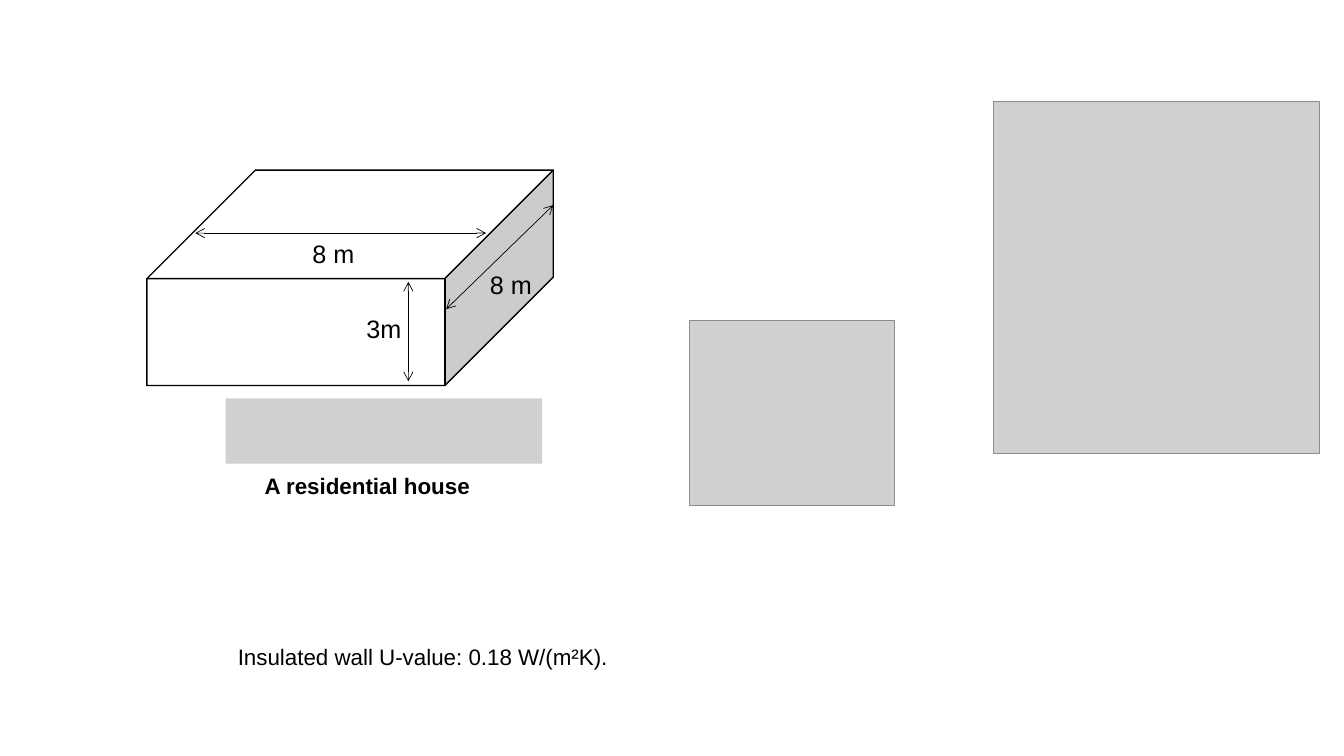
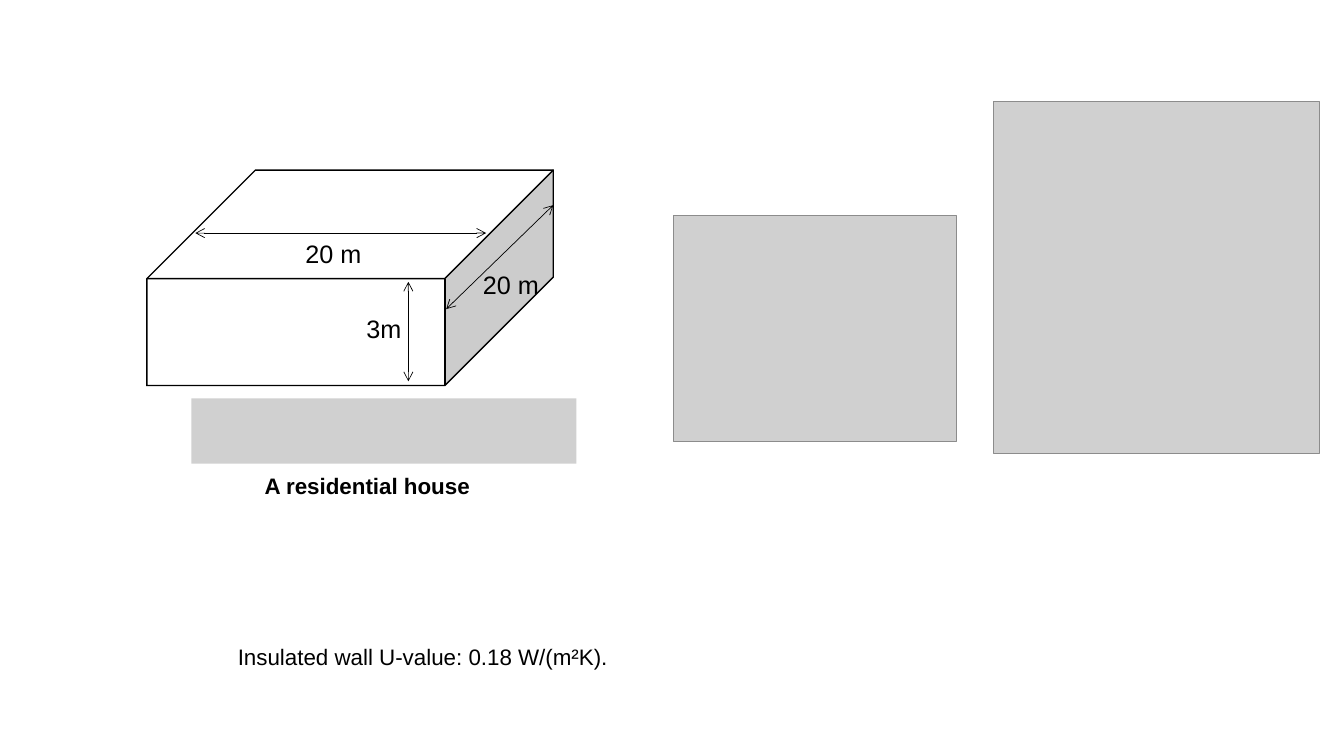
Before and after one commit to ecosang/change_point_model_test, a slide deck: slide 1 of misc/figures.pptx. Drawn at 1344x756 pixels with LibreOffice and Linux fonts; fonts in the diff are those of the drawing; grey boxes stand for pictures. Boxes give left, top, right and bottom in pixels: in the first picture for what was removed or moved away, otherwise in the second. Text is boxed around its words. In the diff, an @@ line names an element or a change of style, - is before the commit and + after.

```diff
--- a/misc/figures.pptx
+++ b/misc/figures.pptx
@@ picture added at [674, 216, 957, 442] @@
@@ text at [305, 245, 361, 264]: text changed @@
-8 m
+20 m
@@ text at [483, 276, 539, 300]: text changed @@
-8 m
+20 m
@@ picture removed at [690, 321, 894, 505] @@
@@ picture: place and size @@
-picture at [226, 398, 542, 464]
+picture at [192, 398, 577, 464]
```
Also in this commit, not shown: 20 other files.
